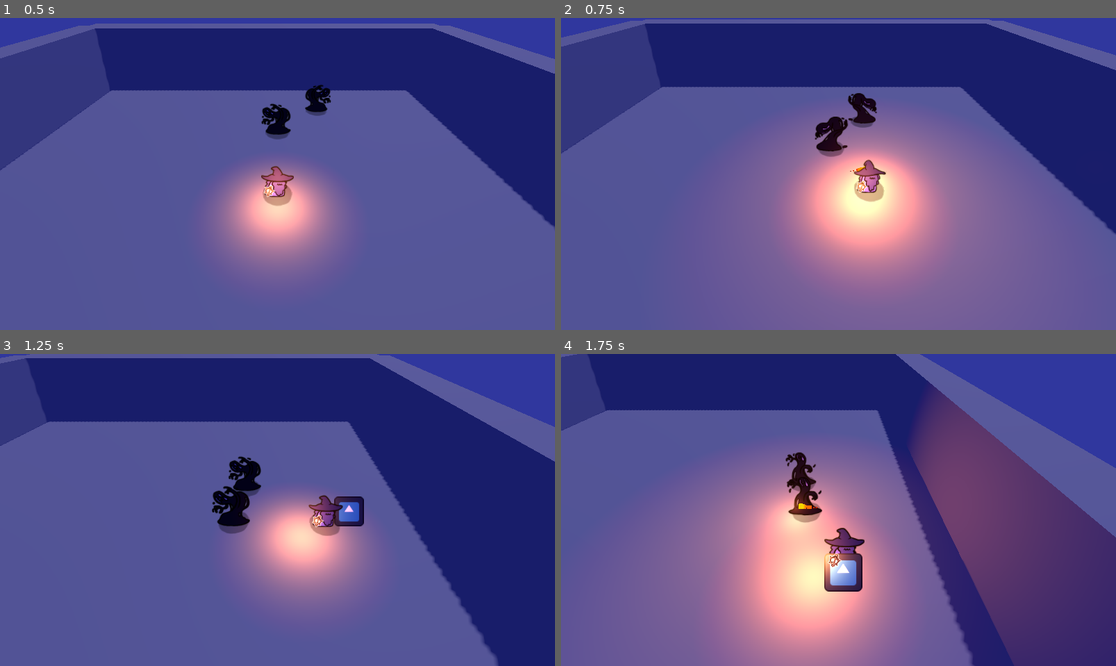
Above: before the commit, frames 1-4 (two rows, left to right).
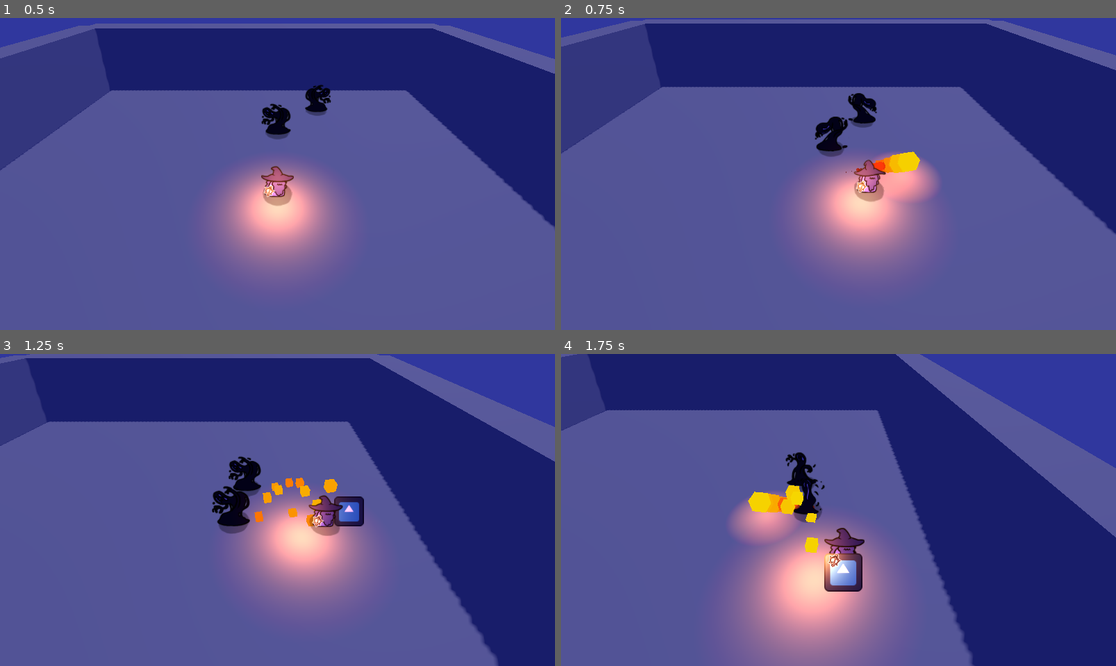
Above: after the commit, the same moments.

Repository: YhagoTomasini/GMTK_026
Game: Godot game, scene res://Scenes/world.tscn
Same seed, same stepped clock (60 frames per second), same inputs: the game is played once before the commit and once after it. The engine's default icon, where the game draws it, is replaced by a stand-in: a white triangle on a blue panel in a dark square.
Inputs (mouse positions are in pixels of both pictures, inside the frame that each line leads up to):
- Up to frame 1 (0.5 s): no input
- Up to frame 2 (0.75 s): tap Enter (ui_accept) at 0.5 s; move the mouse to (960, 158) at 0.52 s; hold Right (ui_right) from 0.53 s (still down); hold Right mouse button (magic) from 0.53 s (still down)
- Up to frame 3 (1.25 s): keep holding Right (ui_right); keep holding Right mouse button (magic); tap Enter (ui_accept) at 0.77 s; click (399, 494) at 0.8 s
- Up to frame 4 (1.75 s): move the mouse to (727, 525) at 1.27 s; release Right (ui_right) at 1.28 s; release Right mouse button (magic) at 1.28 s; hold Down (ui_down) from 1.28 s (still down); click (727, 525) at 1.35 s; tap Enter (ui_accept) at 1.52 s; right-click (727, 525) at 1.55 s

Frame 1 is identical in both runs. In frame 2, 32% of the frame differs, in the area x 29-87%, y 26-100%; in frame 3, 0.5%; in frame 4, 50%, in the area x 10-100%, y 10-100%.

Commit message:
Arrumando magia + explosion

Diff:
--- /dev/null
+++ b/gmtk-026/Prefabs/Magic/explosion_fireball.tscn
@@ -0,0 +1,50 @@
+[gd_scene load_steps=9 format=3 uid="uid://cwtvihswvj3gd"]
+
+[ext_resource type="Script" uid="uid://dp1k1s67o478u" path="res://Scripts/explosion_fireball.gd" id="1_ckyal"]
+
+[sub_resource type="StandardMaterial3D" id="StandardMaterial3D_a32iu"]
+transparency = 1
+shading_mode = 0
+vertex_color_use_as_albedo = true
+
+[sub_resource type="Gradient" id="Gradient_2qsme"]
+offsets = PackedFloat32Array(0, 0.48958334, 1)
+colors = PackedColorArray(0.92156863, 0.7176471, 0, 1, 1, 0.19215687, 0.05490196, 1, 0, 0, 0, 0.5882353)
+
+[sub_resource type="GradientTexture1D" id="GradientTexture1D_r08yy"]
+gradient = SubResource("Gradient_2qsme")
+
+[sub_resource type="Curve" id="Curve_dngfo"]
+_data = [Vector2(0, 1), 0.0, 0.0, 0, 0, Vector2(1, 0), 0.0, 0.0, 0, 0]
+point_count = 2
+
+[sub_resource type="CurveTexture" id="CurveTexture_uuiso"]
+curve = SubResource("Curve_dngfo")
+
+[sub_resource type="ParticleProcessMaterial" id="ParticleProcessMaterial_3tatd"]
+emission_shape = 1
+emission_sphere_radius = 1.0
+direction = Vector3(0, 0, 0)
+spread = 180.0
+gravity = Vector3(0, 0, 0)
+radial_accel_min = -2.2351742e-06
+radial_accel_max = 16.669998
+scale_curve = SubResource("CurveTexture_uuiso")
+color_ramp = SubResource("GradientTexture1D_r08yy")
+
+[sub_resource type="BoxMesh" id="BoxMesh_if2nh"]
+size = Vector3(0.2, 0.2, 0.2)
+
+[node name="explosion_fireball" type="Node3D"]
+script = ExtResource("1_ckyal")
+
+[node name="explosion" type="GPUParticles3D" parent="."]
+material_override = SubResource("StandardMaterial3D_a32iu")
+emitting = false
+amount = 12
+lifetime = 0.5
+one_shot = true
+speed_scale = 0.5
+explosiveness = 0.8
+process_material = SubResource("ParticleProcessMaterial_3tatd")
+draw_pass_1 = SubResource("BoxMesh_if2nh")
--- a/gmtk-026/Prefabs/Magic/fireball.tscn
+++ b/gmtk-026/Prefabs/Magic/fireball.tscn
@@ -1,10 +1,11 @@
-[gd_scene load_steps=18 format=3 uid="uid://c0jdlywdd6iy5"]
+[gd_scene load_steps=12 format=3 uid="uid://c0jdlywdd6iy5"]
 
 [ext_resource type="Script" uid="uid://h26kroqyeb2o" path="res://Scripts/fireball.gd" id="1_8uf5a"]
+[ext_resource type="PackedScene" uid="uid://cwtvihswvj3gd" path="res://Prefabs/Magic/explosion_fireball.tscn" id="2_t4ns8"]
 
 [sub_resource type="CapsuleMesh" id="CapsuleMesh_8uf5a"]
 
-[sub_resource type="CapsuleShape3D" id="CapsuleShape3D_t4ns8"]
+[sub_resource type="BoxShape3D" id="BoxShape3D_8uf5a"]
 
 [sub_resource type="StandardMaterial3D" id="StandardMaterial3D_8uf5a"]
 transparency = 1
@@ -35,55 +36,23 @@
 turbulence_noise_scale = 1.05
 
 [sub_resource type="BoxMesh" id="BoxMesh_53wki"]
-size = Vector3(0.08, 0.08, 0.08)
-
-[sub_resource type="StandardMaterial3D" id="StandardMaterial3D_t4ns8"]
-transparency = 1
-shading_mode = 0
-vertex_color_use_as_albedo = true
-
-[sub_resource type="Gradient" id="Gradient_iqemn"]
-offsets = PackedFloat32Array(0, 0.48958334, 1)
-colors = PackedColorArray(0.92156863, 0.7176471, 0, 1, 1, 0.19215687, 0.05490196, 1, 0, 0, 0, 0.5882353)
-
-[sub_resource type="GradientTexture1D" id="GradientTexture1D_r08yy"]
-gradient = SubResource("Gradient_iqemn")
-
-[sub_resource type="Curve" id="Curve_4wgfc"]
-_data = [Vector2(0, 1), 0.0, 0.0, 0, 0, Vector2(1, 0), 0.0, 0.0, 0, 0]
-point_count = 2
-
-[sub_resource type="CurveTexture" id="CurveTexture_uuiso"]
-curve = SubResource("Curve_4wgfc")
-
-[sub_resource type="ParticleProcessMaterial" id="ParticleProcessMaterial_53wki"]
-emission_shape = 1
-emission_sphere_radius = 1.0
-direction = Vector3(0, 0, 0)
-spread = 180.0
-gravity = Vector3(0, 0, 0)
-radial_accel_min = -2.2351742e-06
-radial_accel_max = 16.669998
-scale_curve = SubResource("CurveTexture_uuiso")
-color_ramp = SubResource("GradientTexture1D_r08yy")
-
-[sub_resource type="BoxMesh" id="BoxMesh_f3bka"]
-size = Vector3(0.1, 0.1, 0.1)
+size = Vector3(0.3, 0.3, 0.3)
 
 [node name="fireball" type="Area3D"]
-transform = Transform3D(0.5, 0, 0, 0, 0.5, 0, 0, 0, 0.5, 0, 0, 0)
 collision_mask = 4
 script = ExtResource("1_8uf5a")
+speed = -10.0
+explosion_fire_scene = ExtResource("2_t4ns8")
 
 [node name="MeshInstance3D" type="MeshInstance3D" parent="."]
-transform = Transform3D(5.7320567e-16, 1.3113417e-08, 0.29999998, 0.3, -1.3113417e-08, 0, 1.3113417e-08, 0.3, -1.3113416e-08, 0, 0, 0)
+transform = Transform3D(1.9106855e-15, 4.371139e-08, 1, 1, -4.371139e-08, 0, 4.371139e-08, 1, -4.371139e-08, 0, -0.7105006, 0)
 visible = false
 cast_shadow = 0
 mesh = SubResource("CapsuleMesh_8uf5a")
 
 [node name="CollisionShape3D" type="CollisionShape3D" parent="."]
 transform = Transform3D(-1.3113417e-08, -0.3, 0, 0.3, -1.3113417e-08, 0, 0, 0, 0.3, 0, 0, 0)
-shape = SubResource("CapsuleShape3D_t4ns8")
+shape = SubResource("BoxShape3D_8uf5a")
 
 [node name="FrenteDoobjeto" type="Marker3D" parent="."]
 transform = Transform3D(1, 0, 0, 0, 1, 0, 0, 0, 1, 0, 0, -1)
@@ -91,25 +60,18 @@
 [node name="fire_trial" type="GPUParticles3D" parent="."]
 material_override = SubResource("StandardMaterial3D_8uf5a")
 amount = 40
-lifetime = 0.28
+lifetime = 0.6
 speed_scale = 5.0
 process_material = SubResource("ParticleProcessMaterial_uuiso")
 draw_pass_1 = SubResource("BoxMesh_53wki")
 
-[node name="explosion" type="GPUParticles3D" parent="."]
-material_override = SubResource("StandardMaterial3D_t4ns8")
-emitting = false
-amount = 12
-lifetime = 0.5
-one_shot = true
-speed_scale = 0.5
-explosiveness = 0.8
-process_material = SubResource("ParticleProcessMaterial_53wki")
-draw_pass_1 = SubResource("BoxMesh_f3bka")
+[node name="OmniLight3D" type="OmniLight3D" parent="."]
+transform = Transform3D(1, 0, 0, 0, 1, 0, 0, 0, 1, 0, 0, 0.05724567)
+light_color = Color(1, 0.49019608, 0.15686275, 1)
+light_energy = 0.376
+light_specular = 0.33
+shadow_enabled = true
+omni_range = 1.0
+omni_attenuation = 0.775
 
-[node name="OmniLight3D" type="OmniLight3D" parent="."]
-transform = Transform3D(2, 0, 0, 0, 2, 0, 0, 0, 2, 0, 0, -0.162705)
-light_color = Color(1, 0.49019608, 0.15686275, 1)
-shadow_enabled = true
-
-[connection signal="finished" from="fire_trial" to="." method="_on_fire_trial_finished"]
+[connection signal="body_entered" from="." to="." method="_on_body_entered"]
--- a/gmtk-026/Prefabs/player.tscn
+++ b/gmtk-026/Prefabs/player.tscn
@@ -163,6 +163,7 @@
 
 [node name="ray_fireball" type="RayCast3D" parent="spells_marker"]
 transform = Transform3D(1.5, 0, 0, 0, 1.5, 0, 0, 0, 1.5, 0, 0, 0)
+enabled = false
 target_position = Vector3(0, 0, -1)
 collision_mask = 4
 
--- a/gmtk-026/Scripts/Main_character.gd
+++ b/gmtk-026/Scripts/Main_character.gd
@@ -67,19 +67,9 @@
 
 func _input(event: InputEvent) -> void:
 	if event.is_action_pressed("soco"):
-		sprite_3d.visible = true
-		fists.monitoring = true
-		await get_tree().create_timer(0.5).timeout
-		sprite_3d.visible = false
-		fists.monitoring = false
+		punch()
 	if event.is_action_pressed("magic"):
-		var fireball_instanciate = fireball_scene.instantiate()
-		fireball_instanciate.global_transform = $spells_marker.global_transform
-		add_sibling(fireball_instanciate)
-		await get_tree().create_timer(0.25).timeout
-		if ray_fireball.is_colliding():
-			ray_fireball.get_collider().takeDamage()
-		await get_tree().create_timer(0.25).timeout
+		magic()
 
 func look_at_cursor():
 	var target_plane_mouse = Plane(Vector3(0,1,0), position.y)
@@ -92,6 +82,21 @@
 	if cursor_position_on_place != null:
 		$spells_marker.look_at(cursor_position_on_place,Vector3.UP,0)
 
+func punch():
+	sprite_3d.visible = true
+	fists.monitoring = true
+	await get_tree().create_timer(0.5).timeout
+	sprite_3d.visible = false
+	fists.monitoring = false
+
+func magic():
+	var fireball_instanciate = fireball_scene.instantiate()
+	fireball_instanciate.global_transform = $spells_marker.global_transform
+	add_sibling(fireball_instanciate)
+	#await get_tree().create_timer(0.25).timeout
+	#if ray_fireball.is_colliding():
+		#ray_fireball.get_collider().takeDamage()
+	#await get_tree().create_timer(0.25).timeout
 
 func _on_fists_area_body_entered(body: Node3D) -> void:
 	body.takeDamage()
--- /dev/null
+++ b/gmtk-026/Scripts/explosion_fireball.gd
@@ -0,0 +1,7 @@
+extends Node3D
+
+
+func _ready() -> void:
+	$explosion.emitting = true
+	await get_tree().create_timer(0.5).timeout
+	queue_free()
--- a/gmtk-026/Scripts/fireball.gd
+++ b/gmtk-026/Scripts/fireball.gd
@@ -1,15 +1,20 @@
 extends Area3D
 
 @export var speed : float = -5
-@onready var explosion: GPUParticles3D = $explosion
+@export var explosion_fire_scene : PackedScene
 
 func _physics_process(delta: float) -> void:
 	var foward_direction = global_transform.basis.z.normalized()
 	global_translate(foward_direction * speed * delta)
 	await get_tree().create_timer(0.3).timeout
+	explosion_particles()
 	queue_free()
 
+func explosion_particles():
+	var explosion_fire_instanciate = explosion_fire_scene.instantiate()
+	explosion_fire_instanciate.global_transform = global_transform
+	add_sibling(explosion_fire_instanciate)
 
-
-func _on_fire_trial_finished() -> void:
-	explosion.emitting = true
+func _on_body_entered(body: Node3D) -> void:
+	explosion_particles()
+	body.takeDamage()
Not shown, added: gmtk-026/Scripts/explosion_fireball.gd.uid
